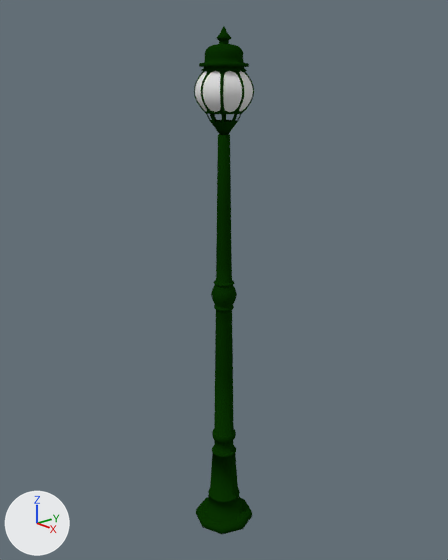
Renders of the Blender file LIB/Modeling/Asset/Lampadaire.blend from each side of a commit.
One viewpoint serves both versions: a 50 mm lens placed at (3.71, -3.22, 3.91), pointed at (-0.04, 0.04, 2.31). Every picture has the same lights, and +X, +Y and +Z are marked at lower left.

Names of what the first picture shows: 'Lampadaire', 'Verre'.
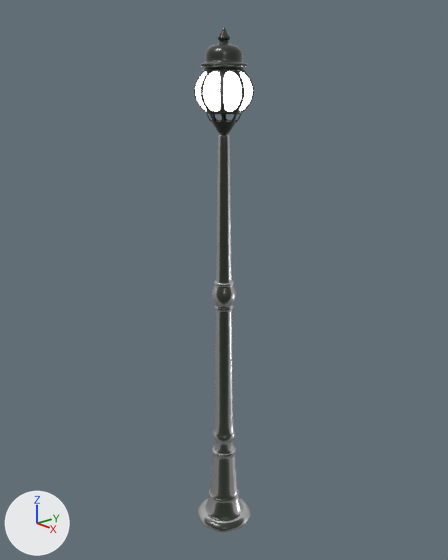
The change, as a diff of the scene's bpy script:
```diff
--- a/LIB/Modeling/Asset/Lampadaire.blend.py
+++ b/LIB/Modeling/Asset/Lampadaire.blend.py
@@ ng_sh_advanceddiffuse @@
+ng_sh_advanceddiffuse = bpy.data.node_groups.new('SH_AdvancedDiffuse', 'ShaderNodeTree')
+# nodes: BsdfAnisotropic, BsdfDiffuse, LayerWeight, Math, MixShader
+# colours: white #ffffff, white #e7e7e7
@@ mat_material @@
-mat_material = diffuse_material('Material')
+mat_material = emission_material('Material')
 mat_material.base_color = (0.8, 0.8, 0.8)  # white #e7e7e7
+mat_material.strength = 5.0
@@ mat_metalvert @@
+mat_metalvert = bpy.data.materials.new('MetalVert')
+# nodes: Group, OutputMaterial
+# colours: black #1f2b17, white #e7e7e7
@@ me_cube_001 @@
 me_cube_001.from_pydata(...)  # 2728 vertices, 2668 faces; spans x -0.26..0.26, y -0.26..0.26, z 0.0..4.29
-me_cube_001.materials.append(mat_material_001)  # dark green #0a3302
+me_cube_001.materials.append(mat_metalvert)
@@ ob_lampadaire @@
 ob_lampadaire.location = (0.0, 0.0, 0.0)
+_m = ob_lampadaire.modifiers.new('Subsurf', 'SUBSURF')
+_m.render_levels = 1
```

Where the change shows, as pixel boxes (x1, y1, x2, y2) in the pictures (448 x 560 px):
'Lampadaire', recoloured, modifiers changed (black to grey)
    before: (194, 26, 254, 534)
    after: (194, 27, 254, 532)
'Verre', recoloured (grey to white)
    both: (195, 71, 253, 112)
